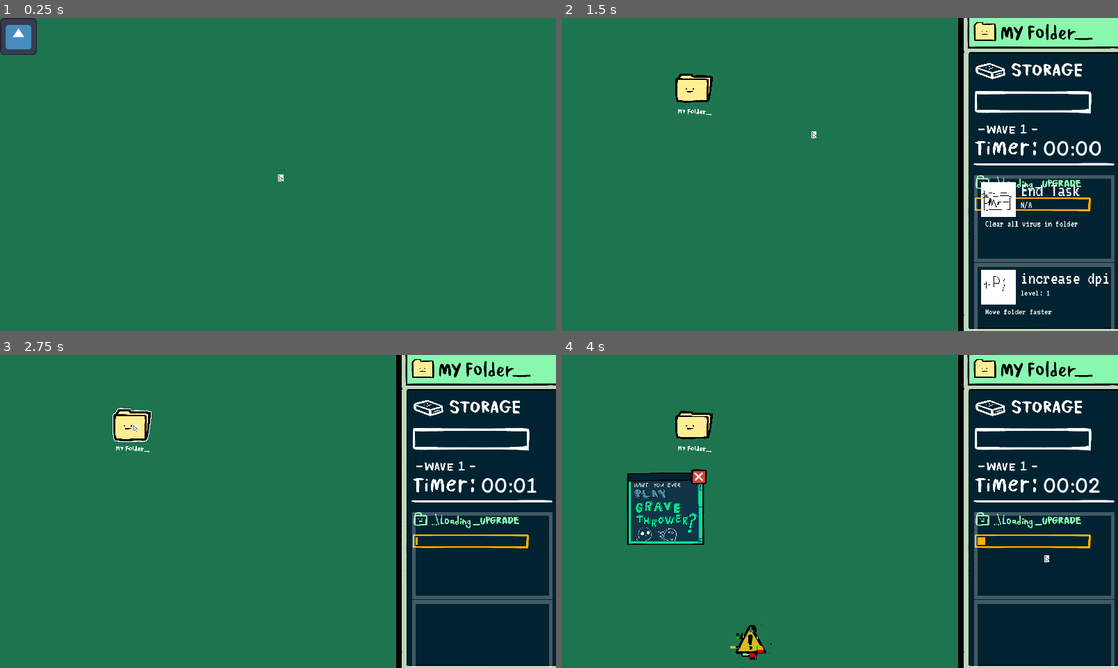
Above: before the commit, frames 1-4 (two rows, left to right).
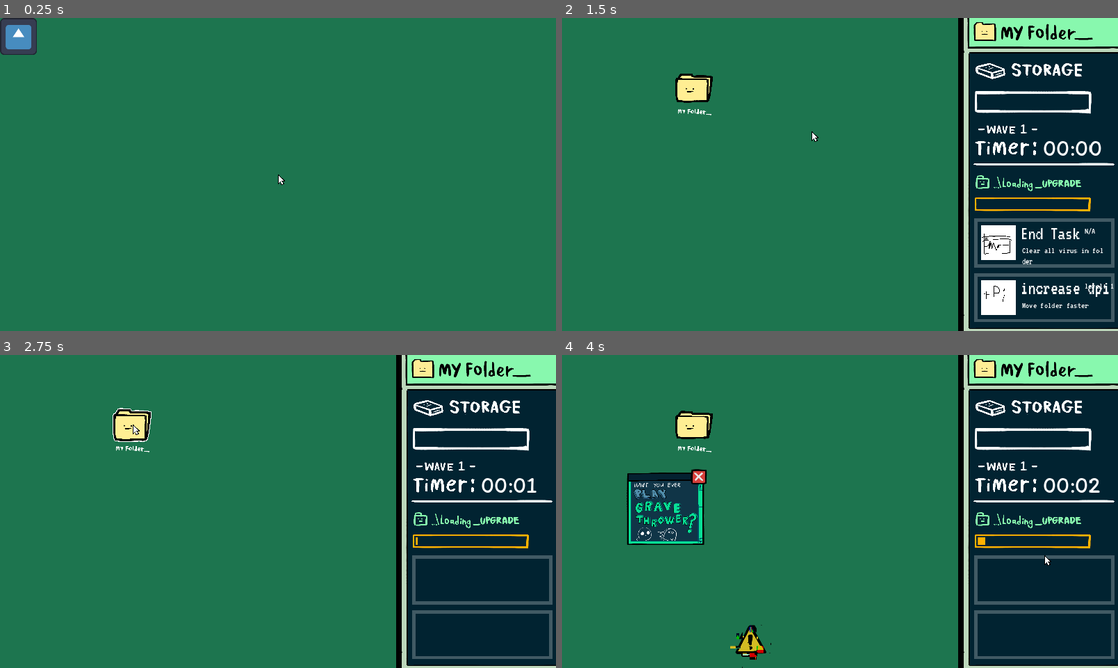
Above: after the commit, the same moments.

Repository: icheft524/Folder-Brawler
Game: Godot game, scene res://menu.tscn
The game is run twice, just before and just after one commit, with the same random seed, the same clock (stepped at 60 frames per second) and the same inputs. The engine's default icon, where the game draws it, is replaced by a stand-in: a white triangle on a blue panel in a dark square.
Inputs (mouse positions are in pixels of both pictures, inside the frame that each line leads up to):
- Up to frame 1 (0.25 s): no input
- Up to frame 2 (1.5 s): click (578, 36) at 0.5 s; tap Enter (ui_accept) at 1.25 s; drag from (695, 86) to (1045, 218) at 1.27 s
- Up to frame 3 (2.75 s): drag from (483, 555) to (133, 423) at 2.02 s
- Up to frame 4 (4 s): move the mouse to (895, 442) at 2.77 s; press the mouse at (895, 442) at 2.78 s; release the mouse at (895, 442) at 3.5 s; drag from (751, 642) to (1045, 555) at 3.52 s

The runs differ from the first frame. In frame 1, less than 0.1% of the frame differs, in the area x 50-52%, y 50-54%; in frame 2, 4.6%, in the area x 44-100%, y 36-100%; in frame 3, 1.7%; in frame 4, 1.7%.

Commit message:
cursorimport

Diff:
--- a/cam.tscn
+++ b/cam.tscn
@@ -1,8 +1,8 @@
 [gd_scene load_steps=4 format=3 uid="uid://wgh1gsmpjc25"]
 
 [ext_resource type="Script" path="res://cam.gd" id="1_vk4ox"]
-[ext_resource type="Texture2D" uid="uid://cbrdwi3v03adj" path="res://pointer.png" id="2_12e1e"]
-[ext_resource type="Texture2D" uid="uid://bd5fdwu2dlepj" path="res://hover_hand.png" id="3_53aej"]
+[ext_resource type="Texture2D" uid="uid://c8mwqta4uhfye" path="res://art/cursor/default.png" id="2_b57tt"]
+[ext_resource type="Texture2D" uid="uid://blo0s6oa1oou2" path="res://art/cursor/pointing.png" id="3_c0vbh"]
 
 [node name="cam" type="Camera2D"]
 z_index = 20
@@ -11,12 +11,12 @@
 [node name="pointer_mouse" type="Sprite2D" parent="."]
 z_index = 12
 scale = Vector2(0.169811, 0.169811)
-texture = ExtResource("2_12e1e")
+texture = ExtResource("2_b57tt")
 centered = false
 
 [node name="hand_mouse" type="Sprite2D" parent="."]
 visible = false
 z_index = 20
 scale = Vector2(0.142857, 0.142857)
-texture = ExtResource("3_53aej")
+texture = ExtResource("3_c0vbh")
 centered = false
--- a/folder/upgrade/itemoption.tscn
+++ b/folder/upgrade/itemoption.tscn
@@ -21,19 +21,19 @@
 font_size = 32
 
 [sub_resource type="RectangleShape2D" id="RectangleShape2D_u7oc8"]
-size = Vector2(483, 300)
+size = Vector2(483, 170)
 
 [node name="itemoption" type="ColorRect"]
-custom_minimum_size = Vector2(483, 300)
+custom_minimum_size = Vector2(483, 185)
 offset_right = 483.0
-offset_bottom = 300.0
+offset_bottom = 170.0
 color = Color(1, 1, 1, 0)
 script = ExtResource("1_jm3ba")
 
 [node name="box" type="Panel" parent="."]
 layout_mode = 0
 offset_right = 483.0
-offset_bottom = 300.0
+offset_bottom = 171.0
 theme_override_styles/panel = SubResource("StyleBoxEmpty_ivms6")
 
 [node name="Label_name" type="Label" parent="box"]
@@ -49,10 +49,10 @@
 [node name="Label_level" type="Label" parent="box"]
 texture_filter = 1
 layout_mode = 0
-offset_left = 160.0
-offset_top = 81.0
-offset_right = 460.0
-offset_bottom = 120.0
+offset_left = 380.0
+offset_top = 23.0
+offset_right = 458.0
+offset_bottom = 62.0
 text = "Level1"
 label_settings = SubResource("LabelSettings_as3h6")
 vertical_alignment = 2
@@ -60,10 +60,10 @@
 [node name="Label_description" type="Label" parent="box"]
 texture_filter = 1
 layout_mode = 0
-offset_left = 37.0
-offset_top = 150.0
+offset_left = 164.0
+offset_top = 93.0
 offset_right = 447.0
-offset_bottom = 280.0
+offset_bottom = 132.0
 text = "Humyai"
 label_settings = SubResource("LabelSettings_1cl4w")
 autowrap_mode = 1
@@ -79,10 +79,10 @@
 
 [node name="outline" type="NinePatchRect" parent="."]
 texture_filter = 1
-custom_minimum_size = Vector2(0, 300)
+custom_minimum_size = Vector2(0, 170)
 layout_mode = 0
 offset_right = 483.0
-offset_bottom = 300.0
+offset_bottom = 170.0
 texture = ExtResource("3_rvj11")
 patch_margin_left = 12
 patch_margin_top = 12
@@ -92,7 +92,7 @@
 [node name="Area2D" type="Area2D" parent="."]
 
 [node name="CollisionShape2D" type="CollisionShape2D" parent="Area2D"]
-position = Vector2(241.5, 150)
+position = Vector2(241.5, 85)
 shape = SubResource("RectangleShape2D_u7oc8")
 
 [connection signal="mouse_entered" from="Area2D" to="." method="_on_area_2d_mouse_entered"]
--- a/hud.tscn
+++ b/hud.tscn
@@ -80,9 +80,9 @@
 anchors_preset = -1
 anchor_top = 1.165
 anchor_bottom = 1.165
-offset_top = -69.03
+offset_top = 79.77
 offset_right = 483.0
-offset_bottom = 604.005
+offset_bottom = 423.77
 
 [node name="itemoption" parent="upgrade/list" instance=ExtResource("5_y3dkf")]
 layout_mode = 2
--- a/menu.tscn
+++ b/menu.tscn
@@ -2,7 +2,7 @@
 
 [ext_resource type="Script" path="res://menu.gd" id="1_pxkw2"]
 [ext_resource type="Texture2D" uid="uid://dljrwwfxtpruq" path="res://icon.svg" id="2_7tlck"]
-[ext_resource type="Texture2D" uid="uid://cbrdwi3v03adj" path="res://pointer.png" id="3_i70ey"]
+[ext_resource type="Texture2D" uid="uid://c8mwqta4uhfye" path="res://art/cursor/default.png" id="3_2lpa7"]
 
 [node name="menu" type="Node2D"]
 script = ExtResource("1_pxkw2")
@@ -14,7 +14,7 @@
 
 [node name="Sprite2D" type="Sprite2D" parent="."]
 scale = Vector2(0.17, 0.17)
-texture = ExtResource("3_i70ey")
+texture = ExtResource("3_2lpa7")
 centered = false
 
 [connection signal="button_down" from="Button" to="." method="_on_button_button_down"]
Binary file added: art/cursor/canhold.png
Not shown, added: art/cursor/canhold.png.import
Binary file added: art/cursor/default.png
Not shown, added: art/cursor/default.png.import
Binary file added: art/cursor/holding.png
Not shown, added: art/cursor/holding.png.import
Binary file added: art/cursor/pointing.png
Not shown, added: art/cursor/pointing.png.import
Binary file added: art/cursor/waiting.png
Not shown, added: art/cursor/waiting.png.import
